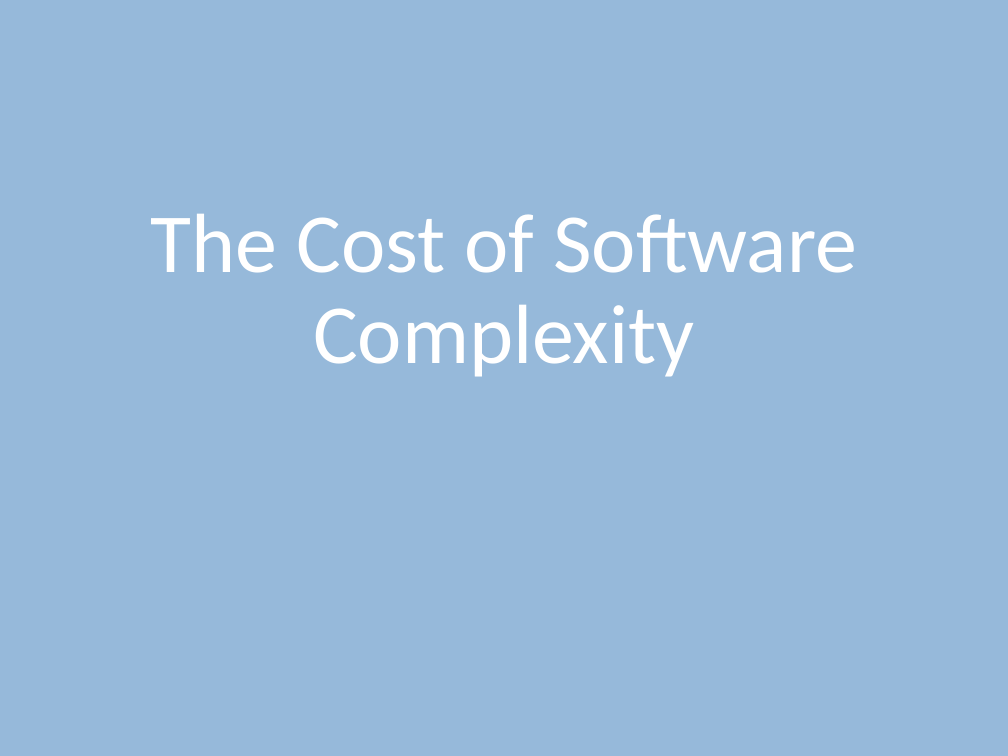
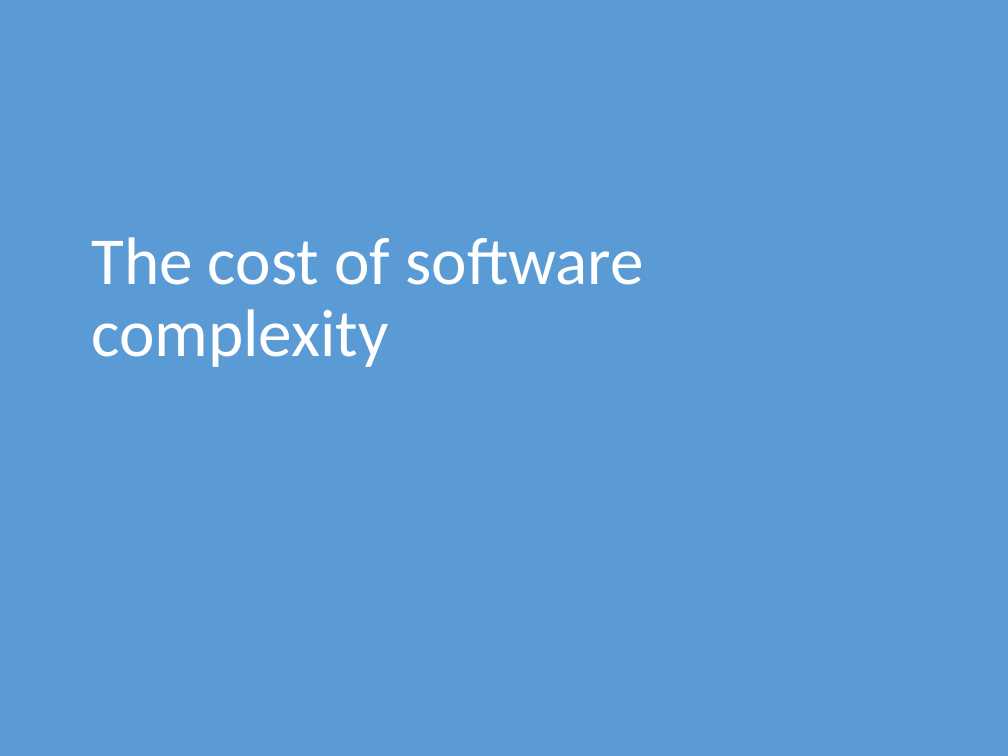
Before and after one commit to dsmsuite/dsmsuite.github.io, a slide deck: slide 3 of documents/DsmPresentation.pptx. Drawn at 1008x756 pixels with LibreOffice and Linux fonts; fonts in the diff are those of the drawing. Boxes give left, top, right and bottom in pixels: in the first picture for what was removed or moved away, otherwise in the second. Text is boxed around its words. In the diff, an @@ line names an element or a change of style, - is before the commit and + after.

```diff
--- a/documents/DsmPresentation.pptx
+++ b/documents/DsmPresentation.pptx
@@ background #2E75B6 at 50% opacity to #5B9BD5 @@
@@ text at bbox=[91, 237, 643, 367]: text changed; size 60 to 48 pt @@
-The Cost of Software Complexity
+The cost of software complexity
@@ text "The cost of software complexity" at bbox=[91, 237, 643, 367]: vertical alignment bottom to top @@
```
Also in this commit, not shown: 24 other slides changed, 20 slides added, 4 slides removed.
